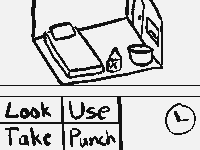
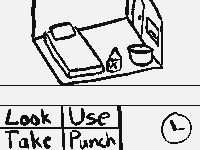
Comparing the layer stacks of the two 200px x 150px images. Changes:
painted on "UI" over [0, 96, 196, 150]
painted on "Background" over [0, 96, 200, 106]
